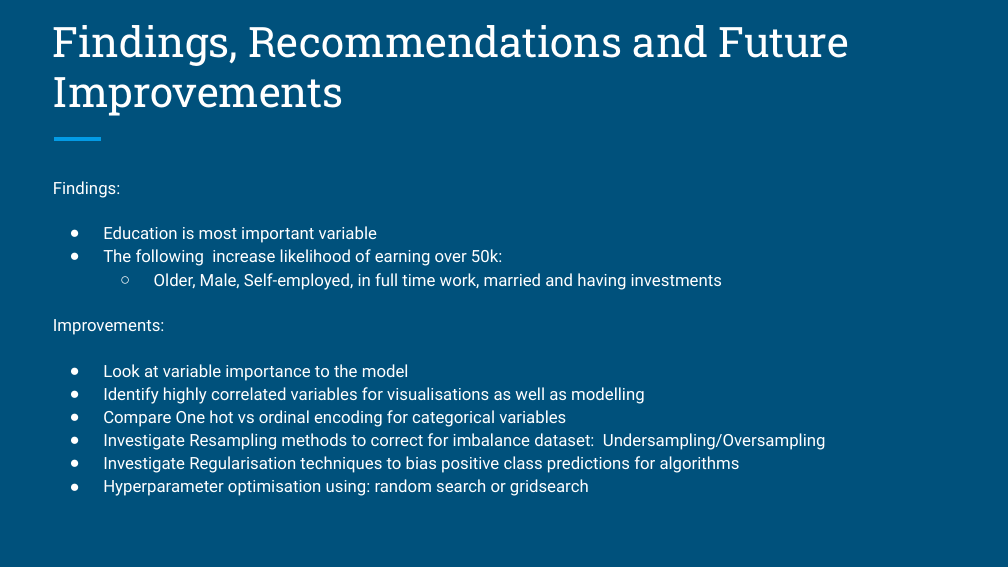
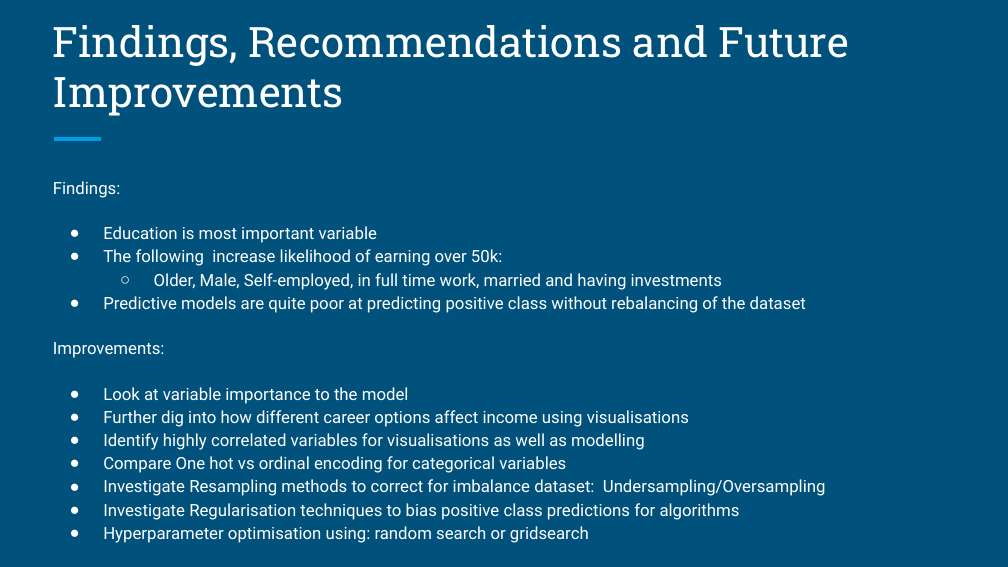
Before and after one commit to matthewgalloway/salary_predictions, a slide deck: slide 8 of Presentation.pptx. Drawn at 1008x567 pixels with LibreOffice and Linux fonts; fonts in the diff are those of the drawing. Boxes give left, top, right and bottom in pixels: in the first picture for what was removed or moved away, otherwise in the second. Text is boxed around its words. In the diff, an @@ line names an element or a change of style, - is before the commit and + after.

```diff
--- a/Presentation.pptx
+++ b/Presentation.pptx
@@ text at [103,296,806,313]: paragraph added @@
+● Predictive models are quite poor at predicting positive class without rebalancing of the dataset
@@ text at [103,410,689,427]: paragraph added @@
+● Further dig into how different career options affect income using visualisations
```
Also in this commit, not shown: 1 other slide changed, 1 other file.
